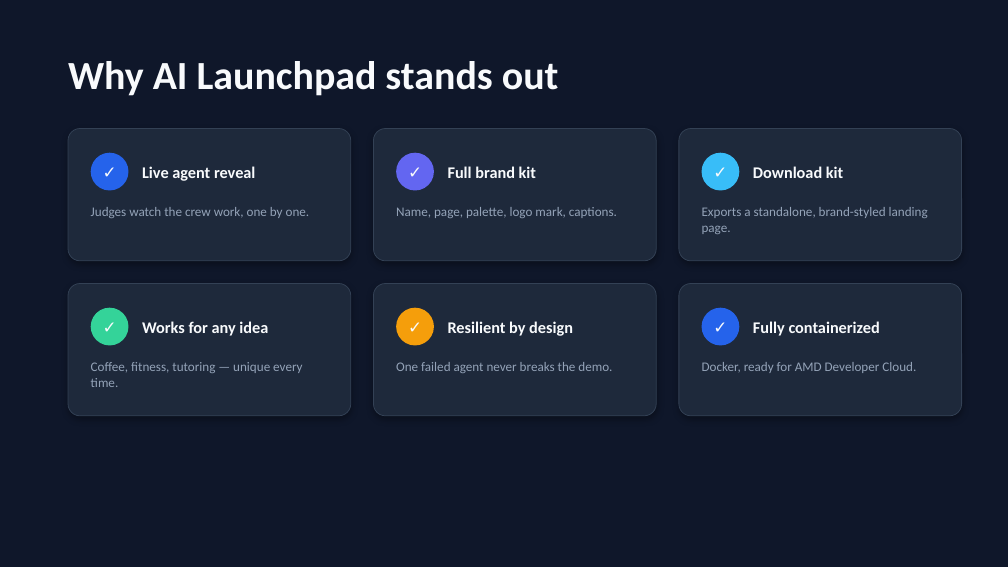
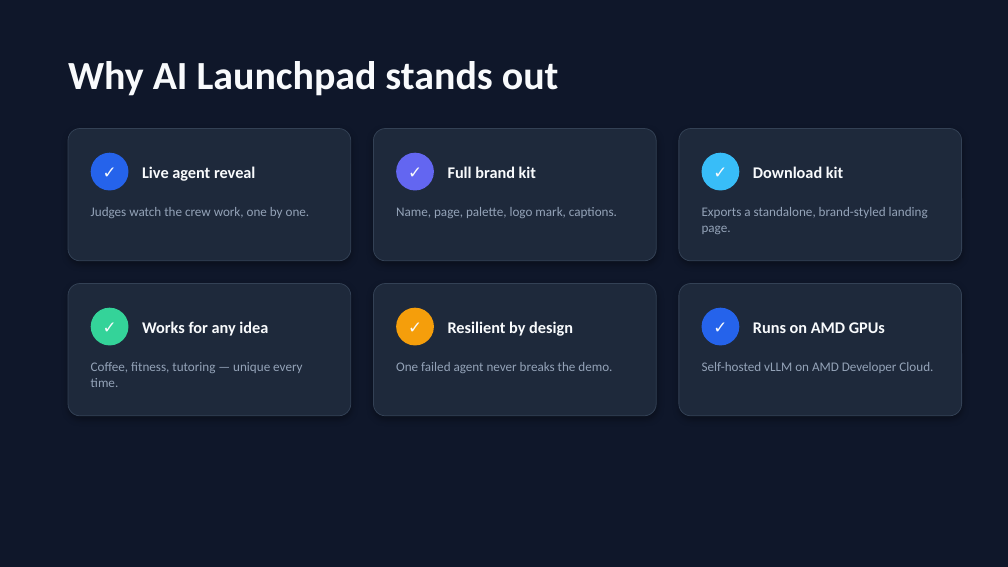
Before and after one commit to JeyanthBalaji/ai-launchpad, a slide deck: slide 7 of AI_Launchpad_Deck.pptx. Drawn at 1008x567 pixels with LibreOffice and Linux fonts; fonts in the diff are those of the drawing. Boxes give left, top, right and bottom in pixels: in the first picture for what was removed or moved away, otherwise in the second. Text is boxed around its words. In the diff, an @@ line names an element or a change of style, - is before the commit and + after.

Commit message:
Add real AMD Developer Cloud inference: runner script, captured kits, updated deck with real output

```diff
--- a/AI_Launchpad_Deck.pptx
+++ b/AI_Launchpad_Deck.pptx
@@ text at (753,322,885,333): text changed @@
-Fully containerized
+Runs on AMD GPUs
@@ text at (702,362,933,373): text changed @@
-Docker, ready for AMD Developer Cloud.
+Self-hosted vLLM on AMD Developer Cloud.
```
Also in this commit, not shown: 3 other slides changed, 1 slide added, 1 slide removed, 7 other files.
